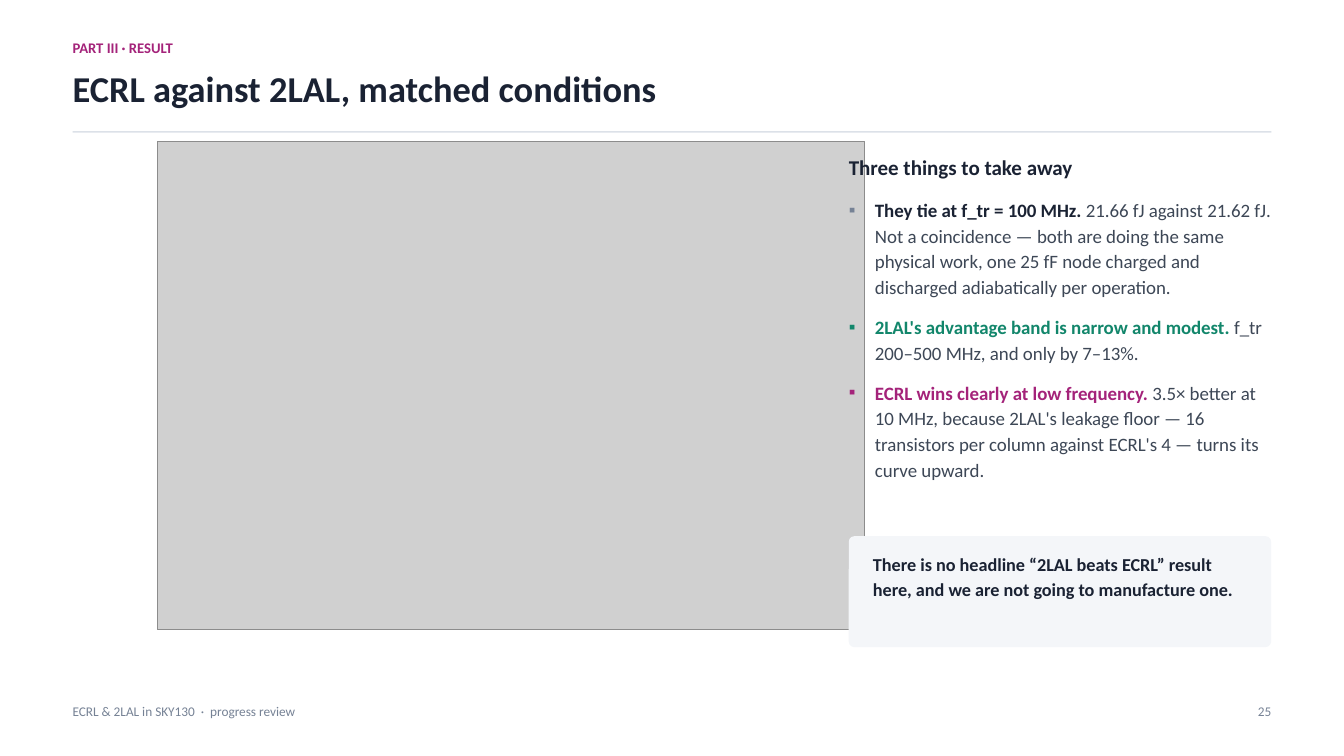
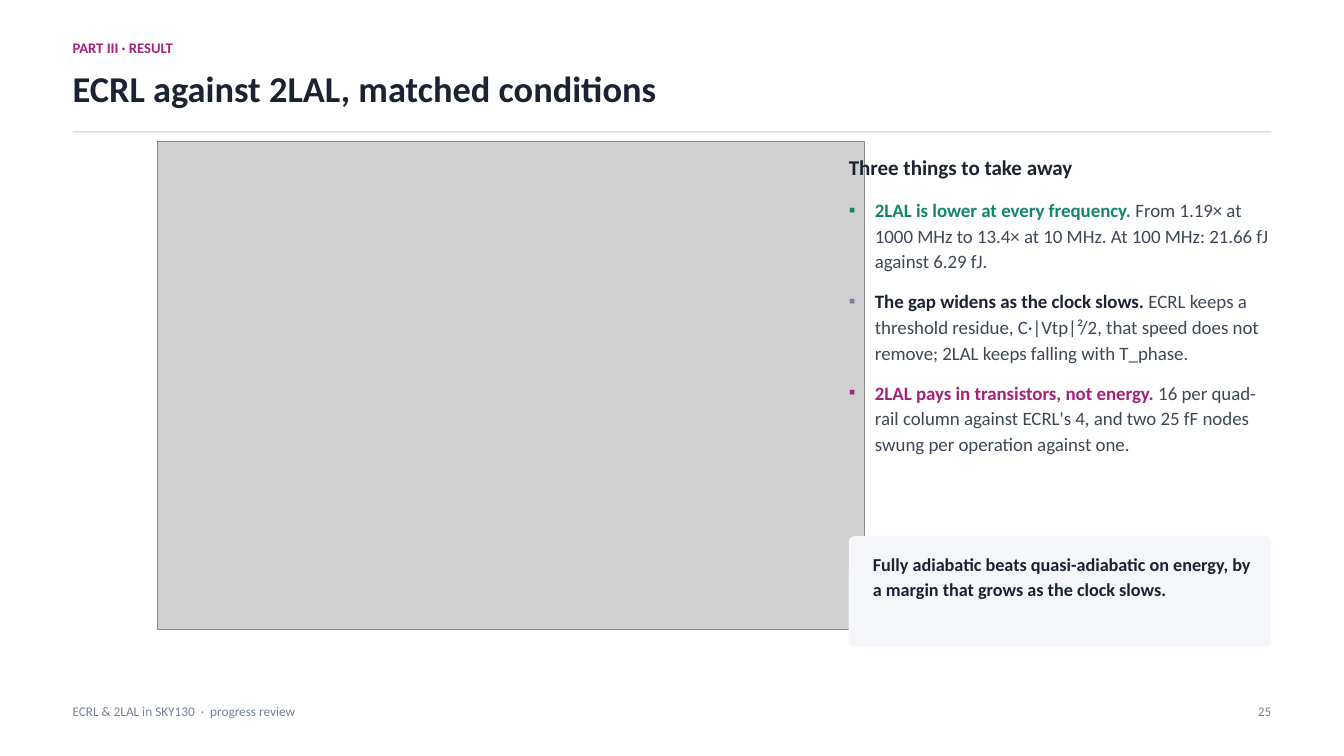
Before and after one commit to Sairam-Kesanapalli/Adiabatic_sweep, a slide deck: slide 25 of slides/ECRL_2LAL_Progress_Review.pptx. Drawn at 1344x756 pixels with LibreOffice and Linux fonts; fonts in the diff are those of the drawing; grey boxes stand for pictures. Boxes give left, top, right and bottom in pixels: in the first picture for what was removed or moved away, otherwise in the second. Text is boxed around its words. In the diff, an @@ line names an element or a change of style, - is before the commit and + after.

Commit message:
Slides update and energy meter calibration

```diff
--- a/slides/ECRL_2LAL_Progress_Review.pptx
+++ b/slides/ECRL_2LAL_Progress_Review.pptx
@@ text at <box>875,203,1268,455</box>: text changed @@
-▪ They tie at f_tr = 100 MHz. 21.66 fJ against 21.62 fJ. Not a coincidence — both are doing the same physical work, one 25 fF node charged and discharged adiabatically per operation.
-▪ 2LAL's advantage band is narrow and modest. f_tr 200–500 MHz, and only by 7–13%.
-▪ ECRL wins clearly at low frequency. 3.5× better at 10 MHz, because 2LAL's leakage floor — 16 transistors per column against ECRL's 4 — turns its curve upward.
+▪ 2LAL is lower at every frequency. From 1.19× at 1000 MHz to 13.4× at 10 MHz. At 100 MHz: 21.66 fJ against 6.29 fJ.
+▪ The gap widens as the clock slows. ECRL keeps a threshold residue, C·|Vtp|²/2, that speed does not remove; 2LAL keeps falling with T_phase.
+▪ 2LAL pays in transistors, not energy. 16 per quad-rail column against ECRL's 4, and two 25 fF nodes swung per operation against one.
@@ text at <box>873,558,1250,599</box>: text changed @@
-There is no headline “2LAL beats ECRL” result here, and we are not going to manufacture one.
+Fully adiabatic beats quasi-adiabatic on energy, by a margin that grows as the clock slows.
```
Also in this commit, not shown: 8 other slides changed, 15 other files.
